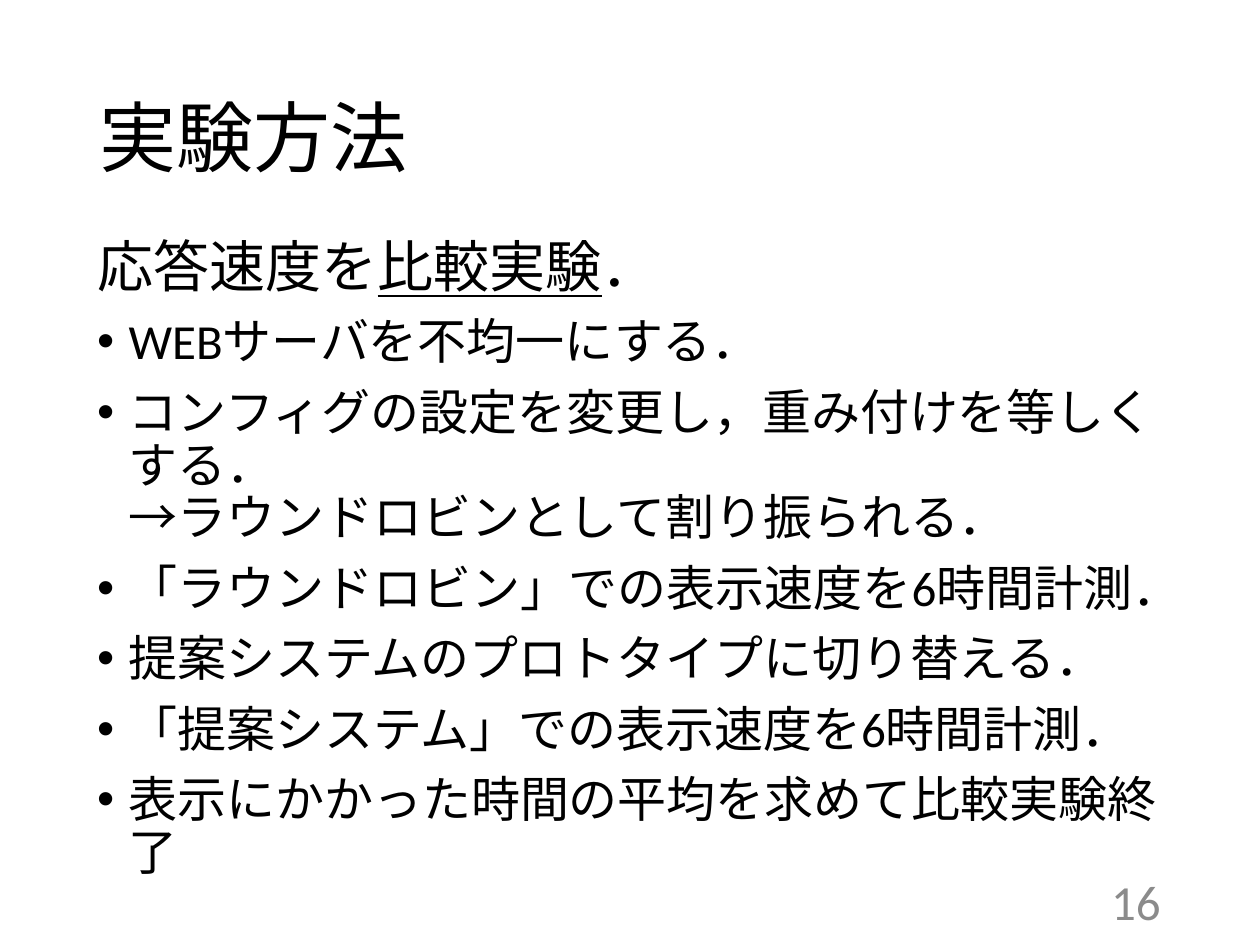
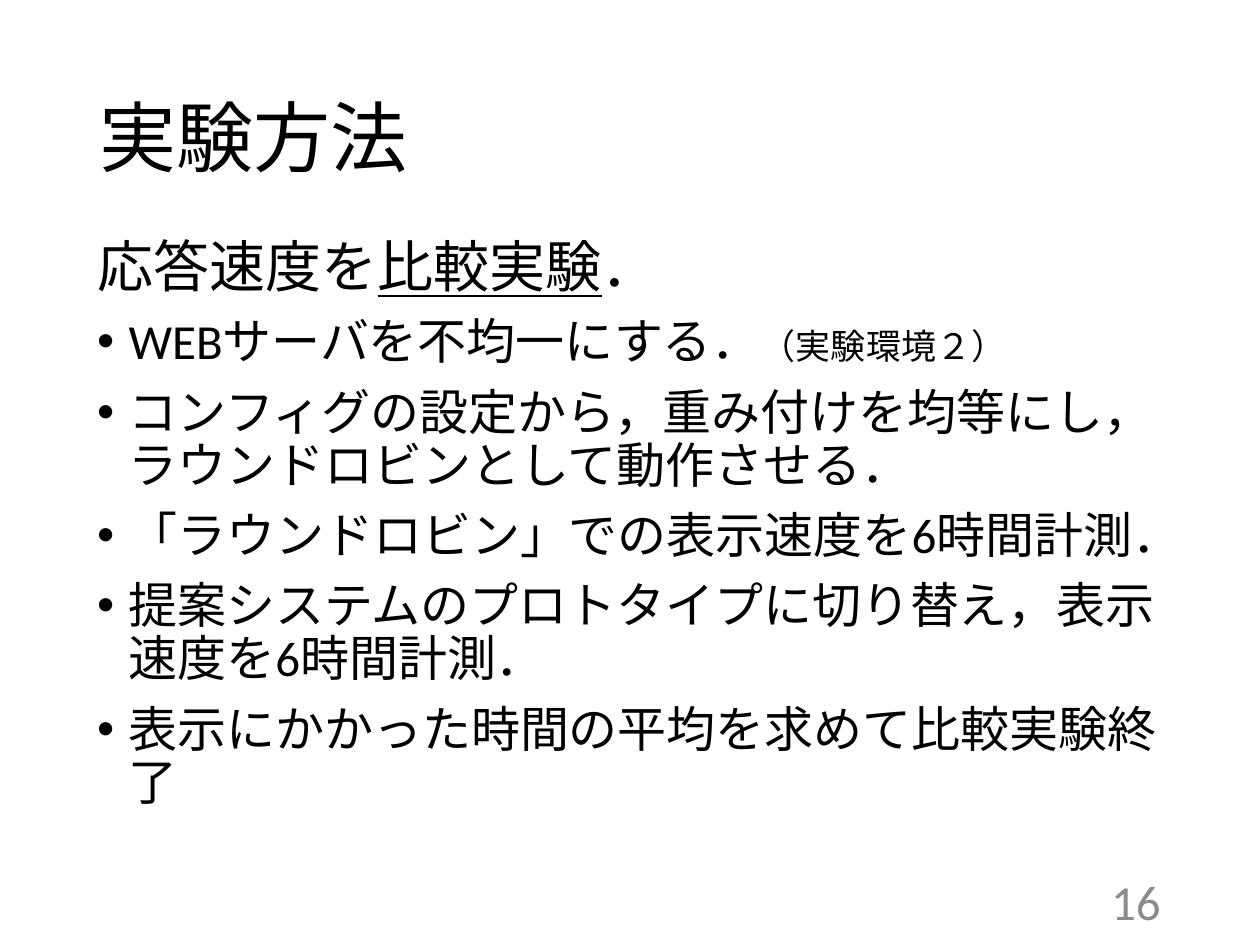
Before and after one commit to kait-takanolab/1821086_matsuo_thesis, a slide deck: slide 16 of 発表用/1821086_卒業研究発表会.pptx. Drawn at 1260x945 pixels with LibreOffice and Linux fonts; fonts in the diff are those of the drawing. Boxes give left, top, right and bottom in pixels: in the first picture for what was removed or moved away, otherwise in the second. Text is boxed around its words. In the diff, an @@ line names an element or a change of style, - is before the commit and + after.

```diff
--- a/発表用/1821086_卒業研究発表会.pptx
+++ b/発表用/1821086_卒業研究発表会.pptx
@@ text at <box>129,319,1153,487</box>: text changed @@
-• WEBサーバを不均一にする．
-• コンフィグの設定を変更し，重み付けを等しくする．
-  →ラウンドロビンとして割り振られる．
+• WEBサーバを不均一にする．（実験環境２）
+• コンフィグの設定から，重み付けを均等にし，ラウンドロビンとして動作させる．
@@ text at <box>129,581,1155,680</box>: text changed @@
-• 提案システムのプロトタイプに切り替える．
-• 「提案システム」での表示速度を6時間計測．
+• 提案システムのプロトタイプに切り替え，表示速度を6時間計測．
```
Also in this commit, not shown: 9 other slides changed, 1 slide added, 3 slides removed, 2 other files.
